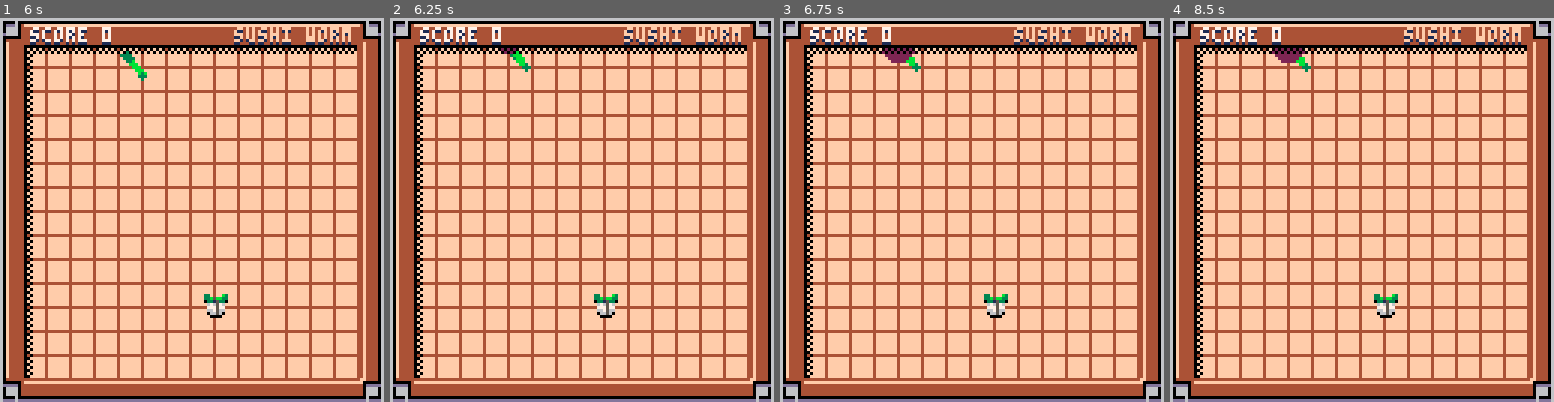
Above: before the commit, frames 1-4 (left to right).
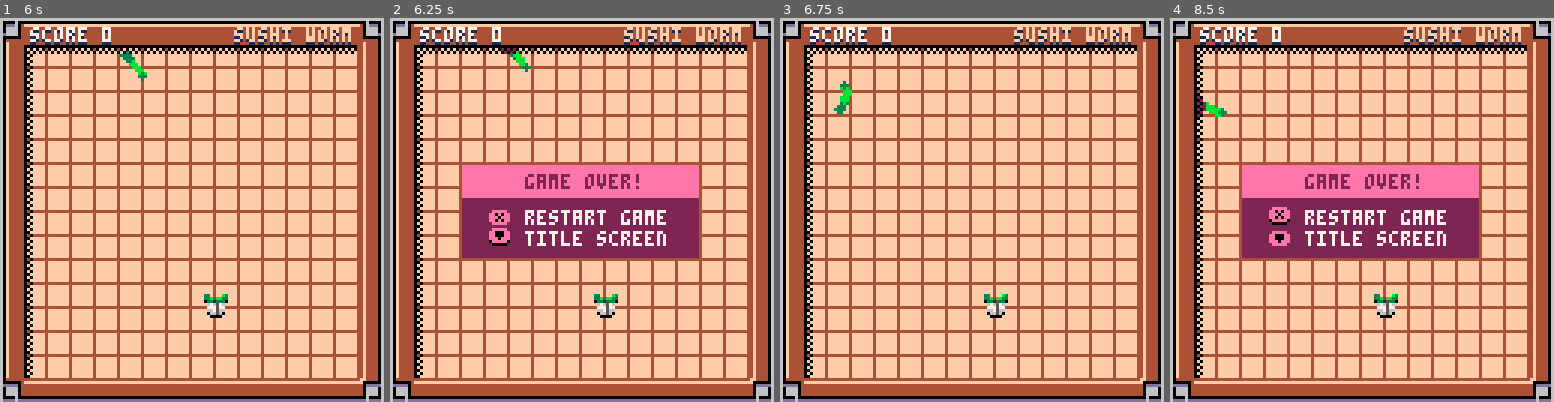
Above: after the commit, the same moments.

Repository: peippo/pico-8
Game: PICO-8 cartridge sushi-worm/sushi_worm.p8
The game is run twice, just before and just after one commit, with the same random seed, the same clock (stepped at 60 frames per second) and the same inputs.
Inputs:
- Up to frame 1 (6 s): tap X (X key) at 0.33, 1.07, 1.85, 2.97, 4.08, 5.2 s; hold Right 1.6-2.1 s; hold Right 2.47-3.03 s; hold Left 3.08-3.58 s; hold Down 3.63-3.97 s; hold Right 4.02-4.68 s; hold Left 5.08-5.68 s; hold Down from 5.73 s (still down)
- Up to frame 2 (6.25 s): release Down at 6.03 s; hold Right from 6.08 s (still down)
- Up to frame 3 (6.75 s): tap X (X key) at 6.32 s; release Right at 6.58 s; hold Right from 6.63 s (still down)
- Up to frame 4 (8.5 s): release Right at 7.13 s; tap X (X key) at 7.43 s; hold Right 7.5-8.07 s; hold Left from 8.12 s (still down)

Frame 1 is identical in both runs. In frame 2, 15% of the frame differs, in the area x 18-81%, y 38-63%; in frame 3, 0.5%; in frame 4, 15%, in the area x 7-81%, y 7-63%.

Commit message:
Add game over screen

Diff:
--- a/sushi-worm/src/0.init.lua
+++ b/sushi-worm/src/0.init.lua
@@ -51,5 +51,9 @@
         print("sushi worm", 78, 3, 15)
         print("score " .. score, 10, 4, 1)
         print("score " .. score, 10, 3, 7)
+
+        if not worm.alive then
+            game_over_screen:draw()
+        end
     end
 end
--- a/sushi-worm/src/1.worm.lua
+++ b/sushi-worm/src/1.worm.lua
@@ -10,6 +10,15 @@
         angle = 315,
         palette = {3,3,3,3,3,11,11,11,11,11},
         alive = true,
+        reset = function(self)
+            self.body = {}
+            self.x = 20
+            self.y = 20
+            self.length = 10
+            self.angle = 315
+            self.alive = true
+            score = 0
+        end,
         draw = function(self)
             for p in all(self.body) do
                 circfill(p.x,p.y,1,p.col)
--- a/sushi-worm/src/3.splatter.lua
+++ b/sushi-worm/src/3.splatter.lua
@@ -4,6 +4,9 @@
     return {
         size = 0,
         max_size = 5,
+        reset = function(self)
+            self.size = 0
+        end,
         draw = function(self, _x, _y)
             circfill(_x, _y, self.size, 2)
         end,
--- /dev/null
+++ b/sushi-worm/src/5.game_over_screen.lua
@@ -0,0 +1,35 @@
+-- game over screen
+
+game_over_screen = {
+    draw = function(self)
+        local top = 0
+
+        -- adjust position based on death position
+        if worm.y < 40 or worm.y > 88 then top = 24
+        elseif worm.y < 64 then top = 48 end
+
+        rectfill(64 - 40, 40 - 15 + top, 64 + 38, 40 + 15 + top, 2)
+        rectfill(64 - 40, 40 - 15 + top, 64 + 38, 35 + top, 14)
+        print("game over!", 45, 28 + top, 2)
+        print("\151 restart game", 33, 40 + top, 7)
+        print("\131 title screen", 33, 47 + top, 7)
+
+        -- button animations
+        local timer = t() - flr(t())
+        circfill(35, 42 + top, 2, 0)
+        circfill(37, 42 + top, 2, 0)
+        print("\151", 33, timer > 0.5 and 39 + top or 40 + top, 14)
+
+        circfill(35, 49 + top, 2, 0)
+        circfill(37, 49 + top, 2, 0)
+        print("\131", 33, timer < 0.5 and 46 + top or 47 + top, 14)
+
+        if (btn(5)) state = "game"
+        if (btn(3)) state = "title"
+
+        if (btn(5) or btn(3)) then
+            worm:reset()
+            splatter:reset()
+        end
+    end
+}
--- a/sushi-worm/sushi_worm.p8
+++ b/sushi-worm/sushi_worm.p8
@@ -54,6 +54,10 @@
         print("sushi worm", 78, 3, 15)
         print("score " .. score, 10, 4, 1)
         print("score " .. score, 10, 3, 7)
+
+        if not worm.alive then
+            game_over_screen:draw()
+        end
     end
 end
 -->8
@@ -69,6 +73,15 @@
         angle = 315,
         palette = {3,3,3,3,3,11,11,11,11,11},
         alive = true,
+        reset = function(self)
+            self.body = {}
+            self.x = 20
+            self.y = 20
+            self.length = 10
+            self.angle = 315
+            self.alive = true
+            score = 0
+        end,
         draw = function(self)
             for p in all(self.body) do
                 circfill(p.x,p.y,1,p.col)
@@ -193,6 +206,9 @@
     return {
         size = 0,
         max_size = 5,
+        reset = function(self)
+            self.size = 0
+        end,
         draw = function(self, _x, _y)
             circfill(_x, _y, self.size, 2)
         end,
@@ -230,6 +246,42 @@
         if (btn(5)) state = "game"
     end,
     update = function(self)
+    end
+}
+-->8
+-- game over screen
+
+game_over_screen = {
+    draw = function(self)
+        local top = 0
+
+        -- adjust position based on death position
+        if worm.y < 40 or worm.y > 88 then top = 24
+        elseif worm.y < 64 then top = 48 end
+
+        rectfill(64 - 40, 40 - 15 + top, 64 + 38, 40 + 15 + top, 2)
+        rectfill(64 - 40, 40 - 15 + top, 64 + 38, 35 + top, 14)
+        print("game over!", 45, 28 + top, 2)
+        print("\151 restart game", 33, 40 + top, 7)
+        print("\131 title screen", 33, 47 + top, 7)
+
+        -- button animations
+        local timer = t() - flr(t())
+        circfill(35, 42 + top, 2, 0)
+        circfill(37, 42 + top, 2, 0)
+        print("\151", 33, timer > 0.5 and 39 + top or 40 + top, 14)
+
+        circfill(35, 49 + top, 2, 0)
+        circfill(37, 49 + top, 2, 0)
+        print("\131", 33, timer < 0.5 and 46 + top or 47 + top, 14)
+
+        if (btn(5)) state = "game"
+        if (btn(3)) state = "title"
+
+        if (btn(5) or btn(3)) then
+            worm:reset()
+            splatter:reset()
+        end
     end
 }
 __gfx__
